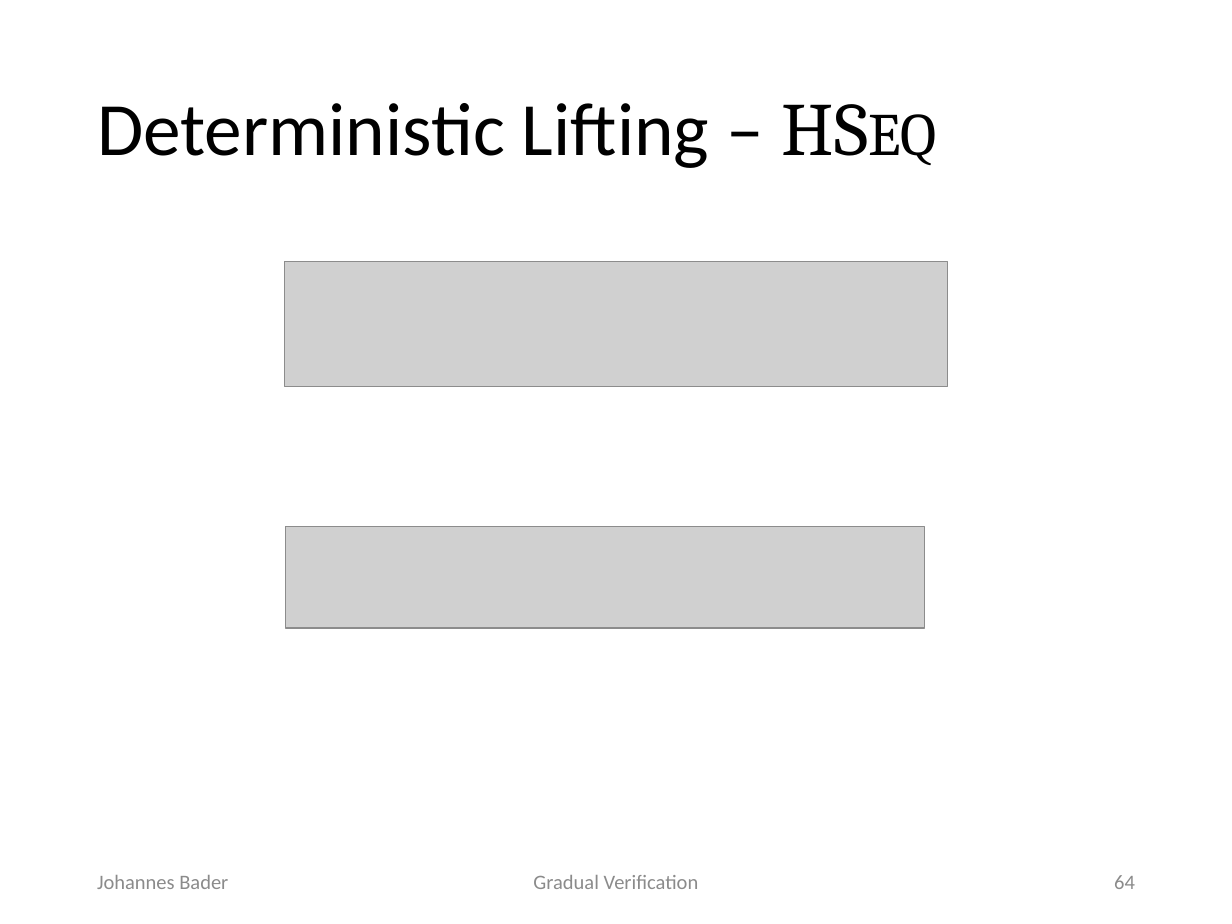
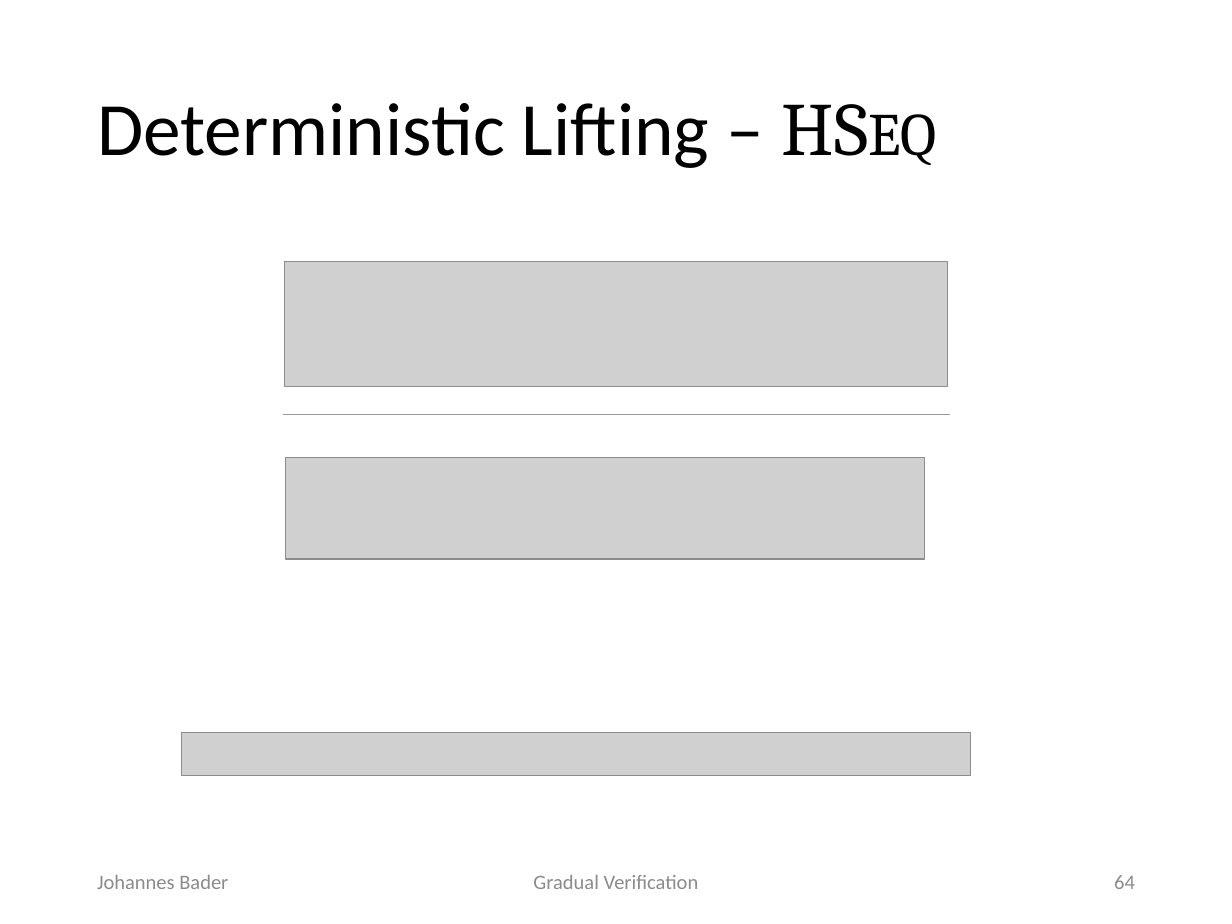
Before and after one commit to olydis/GradVerThesis, a slide deck: slide 64 of presentation/PLunch.pptx. Drawn at 1232x924 pixels with LibreOffice and Linux fonts; fonts in the diff are those of the drawing; grey boxes stand for pictures. Boxes give left, top, right and bottom in pixels: in the first picture for what was removed or moved away, otherwise in the second. Text is boxed around its words. In the diff, an @@ line names an element or a change of style, - is before the commit and + after.

```diff
--- a/presentation/PLunch.pptx
+++ b/presentation/PLunch.pptx
@@ rectangle: place and size @@
-rectangle at bbox=[149, 439, 1121, 705]
+rectangle at bbox=[149, 415, 1121, 636]
@@ picture added at bbox=[283, 415, 950, 564] @@
@@ picture: place and size @@
-picture at bbox=[286, 526, 924, 627]
+picture at bbox=[286, 457, 924, 558]
@@ rectangle added at bbox=[152, 627, 1124, 848], fill #FFFFFF @@
@@ picture added at bbox=[181, 733, 970, 776] @@
```
Also in this commit, not shown: 7 other slides changed.
